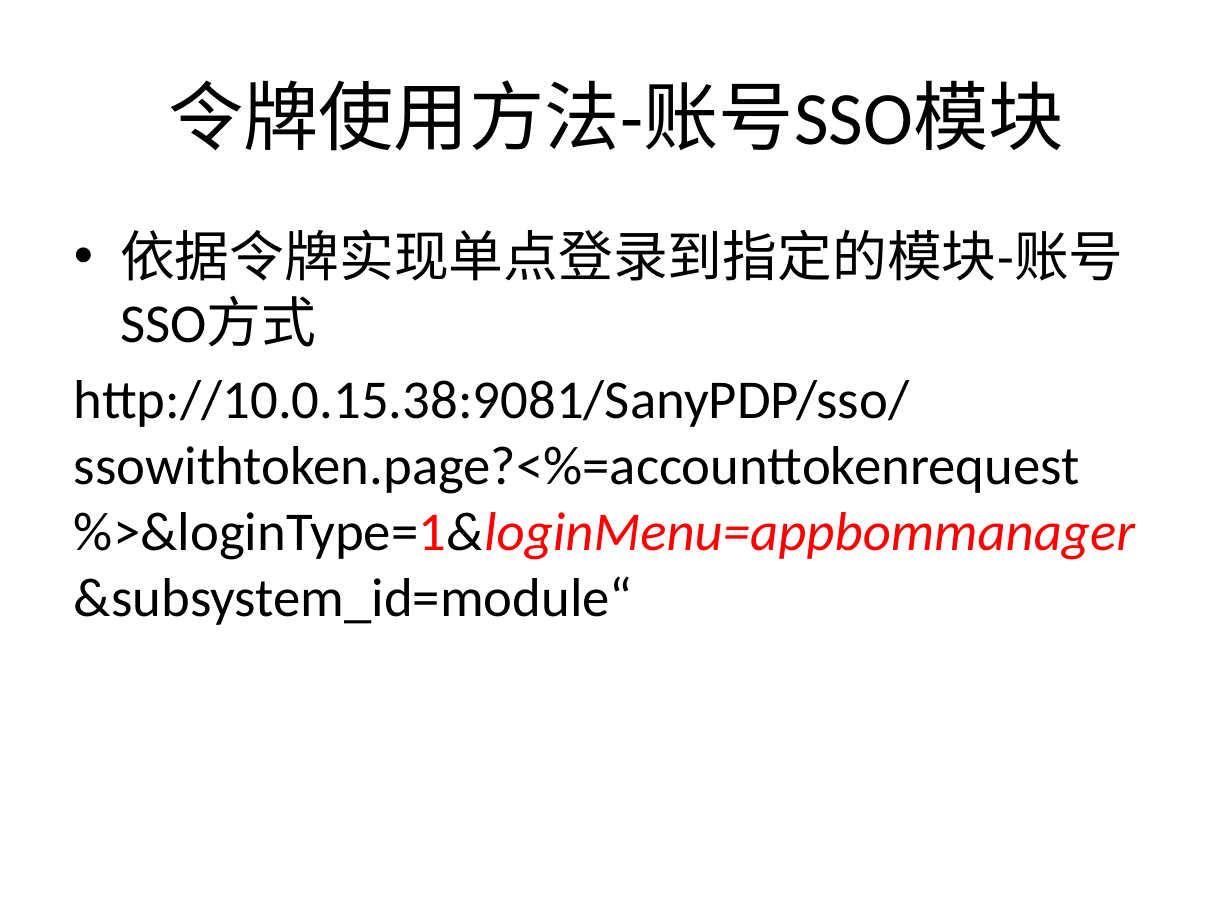
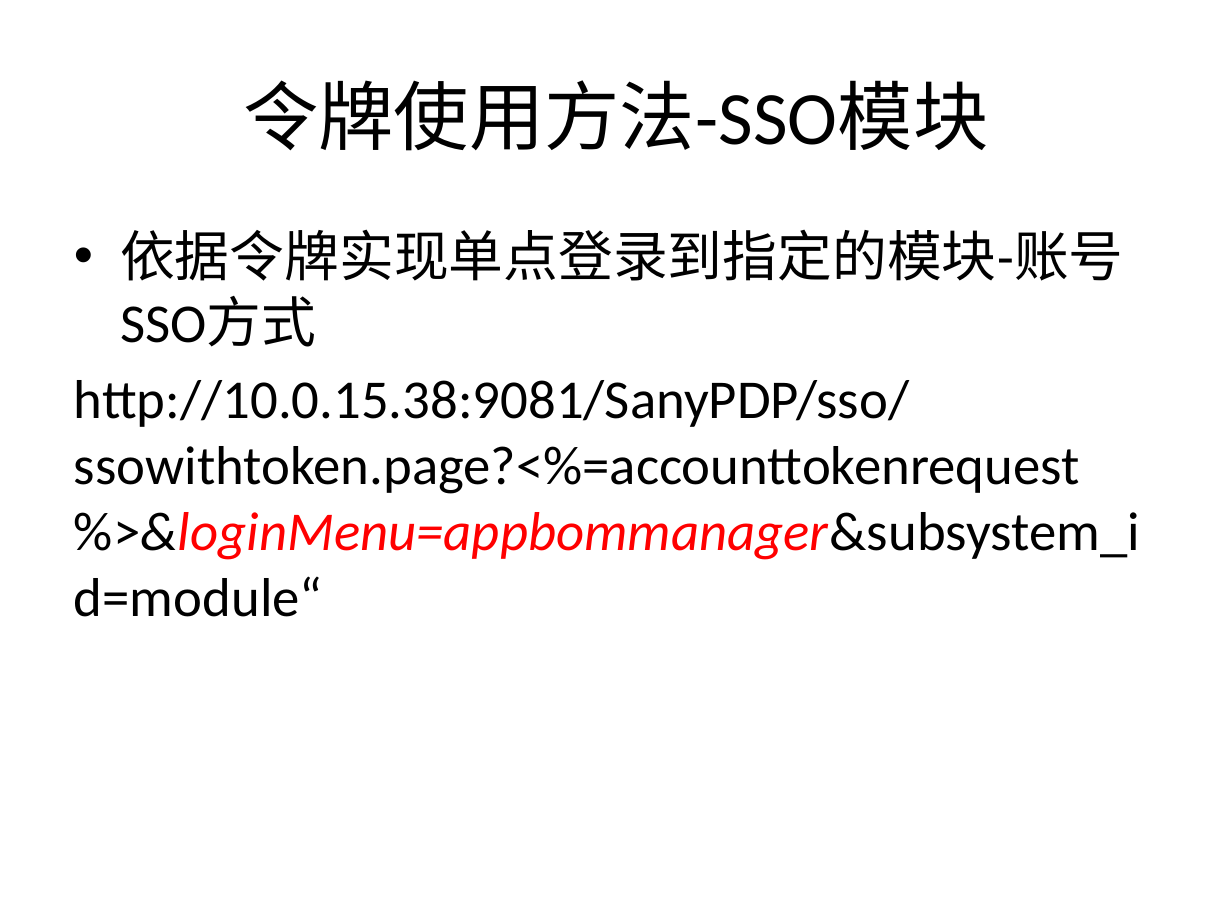
Before and after one commit to bbossgroups/bboss, a slide deck: slide 15 of 文档/令牌管理.pptx (slide 14 before the commit). Drawn at 1232x924 pixels with LibreOffice and Linux fonts; fonts in the diff are those of the drawing. Boxes give left, top, right and bottom in pixels: in the first picture for what was removed or moved away, otherwise in the second. Text is boxed around its words. In the diff, an @@ line names an element or a change of style, - is before the commit and + after.

```diff
--- a/文档/令牌管理.pptx
+++ b/文档/令牌管理.pptx
@@ title at box(243, 80, 988, 151): text changed @@
-令牌使用方法-账号SSO模块
+令牌使用方法-SSO模块
@@ text at box(74, 380, 1140, 617): text changed @@
-http://10.0.15.38:9081/SanyPDP/sso/ssowithtoken.page?<%=accounttokenrequest %>&loginType=1&loginMenu=appbommanager&subsystem_id=module“
+http://10.0.15.38:9081/SanyPDP/sso/ssowithtoken.page?<%=accounttokenrequest %>&loginMenu=appbommanager&subsystem_id=module“
```
Also in this commit, not shown: 13 other slides changed, 5 slides added, 2 slides removed, 45 other files.
